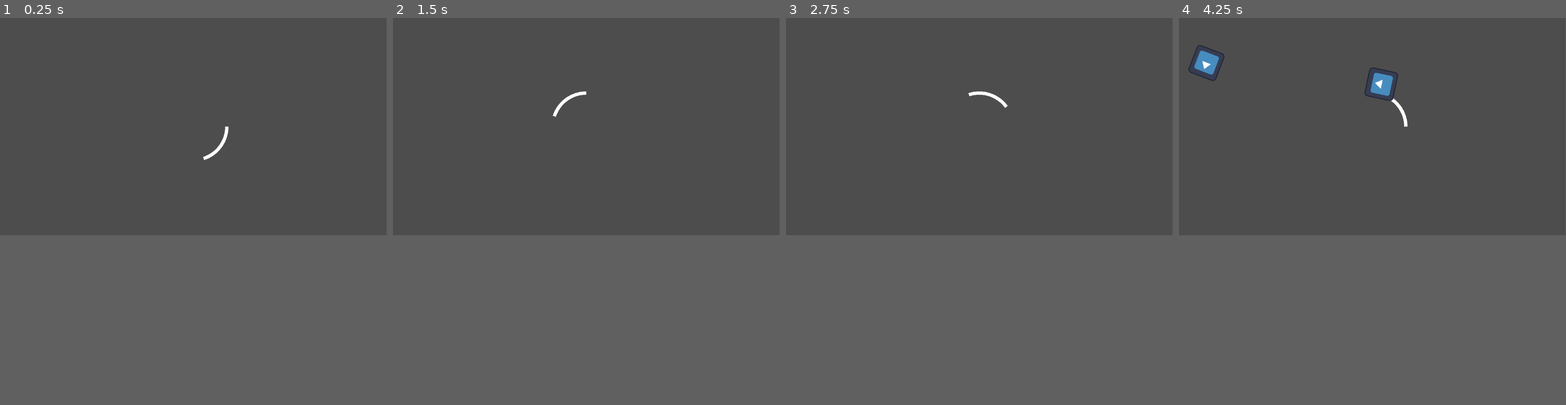
Above: before the commit, frames 1-4 (left to right).
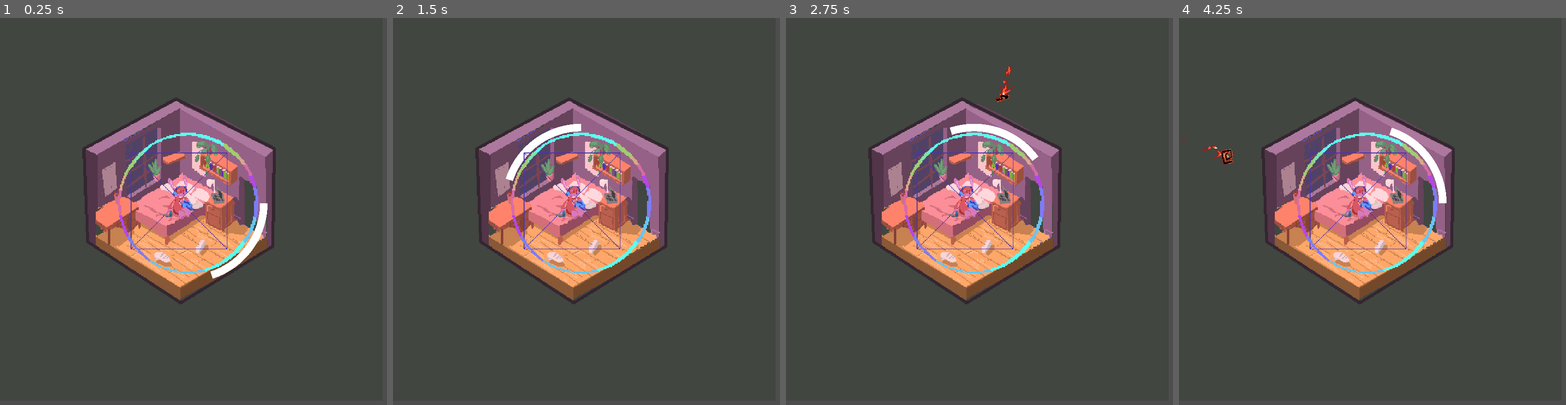
Above: after the commit, the same moments.

Repository: Zacharieg/socialBubble
Game: Godot game, scene res://scenes/game.tscn
The game is run twice, just before and just after one commit, with the same random seed, the same clock (stepped at 60 frames per second) and the same inputs. The engine's default icon, where the game draws it, is replaced by a stand-in: a white triangle on a blue panel in a dark square.
Inputs:
- Up to frame 1 (0.25 s): no input
- Up to frame 2 (1.5 s): tap Enter at 0.5 s; hold D (right) 0.53-1.28 s; hold A (left) from 1.28 s (still down)
- Up to frame 3 (2.75 s): release A (left) at 2.03 s; hold D (right) from 2.03 s (still down)
- Up to frame 4 (4.25 s): release D (right) at 3.53 s; hold A (left) from 3.53 s (still down)
In our replay, the window is 799x449 before the commit and 800x800 after it. These sizes can differ from the game's own. Grey fills any space a smaller window leaves; there, only what the larger window draws over its background counts as a difference.

The runs differ from the first frame. In frame 1, 18% of the frame differs, in the area x 21-72%, y 20-74%; in frame 2, 18%; in frame 3, 19%; in frame 4, 19%, in the area x 0-72%, y 7-74%.

Commit message:
Implementing sprites

Diff:
--- a/objects/character.tscn
+++ b/objects/character.tscn
@@ -1,7 +1,9 @@
-[gd_scene load_steps=3 format=3 uid="uid://ix2oq52a3tjn"]
+[gd_scene load_steps=5 format=3 uid="uid://ix2oq52a3tjn"]
 
 [ext_resource type="Script" path="res://scripts/character.gd" id="1_v03po"]
 [ext_resource type="PackedScene" uid="uid://ceghceufd6ax1" path="res://objects/shield.tscn" id="1_x8j2g"]
+[ext_resource type="Texture2D" uid="uid://8ke3u7lax42s" path="res://ressources/LAPIN sans Chambre.png" id="3_a2lqq"]
+[ext_resource type="Texture2D" uid="uid://qi2lrvr6hefi" path="res://ressources/bubble.png" id="4_jhkgx"]
 
 [node name="character" type="Area2D"]
 script = ExtResource("1_v03po")
@@ -10,4 +12,11 @@
 
 [node name="hurtBox" type="CollisionShape2D" parent="."]
 
+[node name="character_Sprite2D" type="Sprite2D" parent="."]
+texture = ExtResource("3_a2lqq")
+
+[node name="bubble_sprite" type="Sprite2D" parent="."]
+scale = Vector2(1.45313, 1.45313)
+texture = ExtResource("4_jhkgx")
+
 [connection signal="area_entered" from="." to="." method="_on_area_entered"]
--- a/objects/ennemy.tscn
+++ b/objects/ennemy.tscn
@@ -1,17 +1,112 @@
-[gd_scene load_steps=4 format=3 uid="uid://bcexypev1abcv"]
+[gd_scene load_steps=17 format=3 uid="uid://d4nng1nbxj3t1"]
 
 [ext_resource type="Script" path="res://scripts/ennemy.gd" id="1_0ft8c"]
-[ext_resource type="Texture2D" uid="uid://b1dddh50srvi3" path="res://icon.svg" id="2_ii3lu"]
+[ext_resource type="Texture2D" uid="uid://bvld1jrg30c8t" path="res://ressources/bullet1.png" id="3_3gu3g"]
 
 [sub_resource type="RectangleShape2D" id="RectangleShape2D_diakg"]
-size = Vector2(78, 80)
+size = Vector2(19, 18)
+
+[sub_resource type="AtlasTexture" id="AtlasTexture_8lho6"]
+atlas = ExtResource("3_3gu3g")
+region = Rect2(0, 0, 96, 64)
+
+[sub_resource type="AtlasTexture" id="AtlasTexture_x3sgy"]
+atlas = ExtResource("3_3gu3g")
+region = Rect2(96, 0, 96, 64)
+
+[sub_resource type="AtlasTexture" id="AtlasTexture_8ecmq"]
+atlas = ExtResource("3_3gu3g")
+region = Rect2(192, 0, 96, 64)
+
+[sub_resource type="AtlasTexture" id="AtlasTexture_6l6bv"]
+atlas = ExtResource("3_3gu3g")
+region = Rect2(288, 0, 96, 64)
+
+[sub_resource type="AtlasTexture" id="AtlasTexture_4gqv2"]
+atlas = ExtResource("3_3gu3g")
+region = Rect2(384, 0, 96, 64)
+
+[sub_resource type="AtlasTexture" id="AtlasTexture_evn2u"]
+atlas = ExtResource("3_3gu3g")
+region = Rect2(480, 0, 96, 64)
+
+[sub_resource type="AtlasTexture" id="AtlasTexture_rt7kg"]
+atlas = ExtResource("3_3gu3g")
+region = Rect2(576, 0, 96, 64)
+
+[sub_resource type="AtlasTexture" id="AtlasTexture_46ufx"]
+atlas = ExtResource("3_3gu3g")
+region = Rect2(672, 0, 96, 64)
+
+[sub_resource type="AtlasTexture" id="AtlasTexture_78web"]
+atlas = ExtResource("3_3gu3g")
+region = Rect2(768, 0, 96, 64)
+
+[sub_resource type="AtlasTexture" id="AtlasTexture_ctdf2"]
+atlas = ExtResource("3_3gu3g")
+region = Rect2(864, 0, 96, 64)
+
+[sub_resource type="AtlasTexture" id="AtlasTexture_2be81"]
+atlas = ExtResource("3_3gu3g")
+region = Rect2(960, 0, 96, 64)
+
+[sub_resource type="AtlasTexture" id="AtlasTexture_nqtwp"]
+atlas = ExtResource("3_3gu3g")
+region = Rect2(1056, 0, 96, 64)
+
+[sub_resource type="SpriteFrames" id="SpriteFrames_o6v7h"]
+animations = [{
+"frames": [{
+"duration": 1.0,
+"texture": SubResource("AtlasTexture_8lho6")
+}, {
+"duration": 1.0,
+"texture": SubResource("AtlasTexture_x3sgy")
+}, {
+"duration": 1.0,
+"texture": SubResource("AtlasTexture_8ecmq")
+}, {
+"duration": 1.0,
+"texture": SubResource("AtlasTexture_6l6bv")
+}, {
+"duration": 1.0,
+"texture": SubResource("AtlasTexture_4gqv2")
+}, {
+"duration": 1.0,
+"texture": SubResource("AtlasTexture_evn2u")
+}, {
+"duration": 1.0,
+"texture": SubResource("AtlasTexture_rt7kg")
+}, {
+"duration": 1.0,
+"texture": SubResource("AtlasTexture_46ufx")
+}, {
+"duration": 1.0,
+"texture": SubResource("AtlasTexture_78web")
+}, {
+"duration": 1.0,
+"texture": SubResource("AtlasTexture_ctdf2")
+}, {
+"duration": 1.0,
+"texture": SubResource("AtlasTexture_2be81")
+}, {
+"duration": 1.0,
+"texture": SubResource("AtlasTexture_nqtwp")
+}],
+"loop": true,
+"name": &"default",
+"speed": 12.0
+}]
 
 [node name="ennemy" type="Area2D"]
 script = ExtResource("1_0ft8c")
 
-[node name="Sprite2D" type="Sprite2D" parent="."]
-scale = Vector2(0.6875, 0.6875)
-texture = ExtResource("2_ii3lu")
+[node name="CollisionShape2D" type="CollisionShape2D" parent="."]
+position = Vector2(-37, -1)
+shape = SubResource("RectangleShape2D_diakg")
 
-[node name="CollisionShape2D" type="CollisionShape2D" parent="."]
-shape = SubResource("RectangleShape2D_diakg")
+[node name="AnimatedSprite2D" type="AnimatedSprite2D" parent="."]
+sprite_frames = SubResource("SpriteFrames_o6v7h")
+autoplay = "default"
+frame_progress = 0.416507
+flip_h = true
--- a/project.godot
+++ b/project.godot
@@ -14,6 +14,14 @@
 run/main_scene="res://scenes/game.tscn"
 config/features=PackedStringArray("4.3", "GL Compatibility")
 config/icon="res://icon.svg"
+
+[display]
+
+window/size/viewport_width=512
+window/size/viewport_height=512
+window/size/window_width_override=1024
+window/size/window_height_override=1024
+window/stretch/mode="canvas_items"
 
 [input]
 
@@ -41,5 +49,6 @@
 
 [rendering]
 
+textures/canvas_textures/default_texture_filter=0
 renderer/rendering_method="gl_compatibility"
 renderer/rendering_method.mobile="gl_compatibility"
--- a/scenes/game.tscn
+++ b/scenes/game.tscn
@@ -1,11 +1,19 @@
-[gd_scene load_steps=3 format=3 uid="uid://dn506tw3f4unj"]
+[gd_scene load_steps=4 format=3 uid="uid://dn506tw3f4unj"]
 
 [ext_resource type="PackedScene" uid="uid://ix2oq52a3tjn" path="res://objects/character.tscn" id="1_hh7su"]
+[ext_resource type="Texture2D" uid="uid://cyf0a1rydt22j" path="res://ressources/Chambre.png" id="3_7ka2y"]
 [ext_resource type="Script" path="res://scripts/ennemySpawner.gd" id="3_p7uip"]
 
 [node name="game" type="Node2D"]
 
+[node name="level" type="Node2D" parent="."]
+position = Vector2(250, 250)
+
+[node name="bg" type="Sprite2D" parent="level"]
+texture = ExtResource("3_7ka2y")
+
 [node name="character" parent="." instance=ExtResource("1_hh7su")]
+position = Vector2(249, 245)
 
 [node name="ennemy_spawner" type="Node2D" parent="."]
 script = ExtResource("3_p7uip")
--- a/scripts/character.gd
+++ b/scripts/character.gd
@@ -9,12 +9,11 @@
 @onready var hurtBox : CollisionShape2D = $hurtBox
 
 func _ready() -> void:
-	position = get_viewport_rect().size / 2.
+	#position = get_viewport_rect().size / 2.
 	hurtBox.shape = CircleShape2D.new()
 	hurtBox.shape.radius = shield.SHIELD_RADIUS - shield.SHIELD_THICKNESS/2
 
 func hit_ennemy(ennemy : Ennemy):
-	var ennemy_angle = ennemy.rotation
 	ennemy.die()
 	if not is_shield_on_ennemy(ennemy):
 		hurt()
@@ -30,7 +29,8 @@
 		return ennemy_angle < end_angle or ennemy_angle > start_angle
 
 func hurt():
-	get_tree().quit()
+	#get_tree().quit()
+	print("do nothing")
 
 func _on_area_entered(area: Area2D) -> void:
 	if area is Ennemy:
--- a/scripts/ennemy.gd
+++ b/scripts/ennemy.gd
@@ -1,7 +1,7 @@
 extends Area2D
 class_name Ennemy
 
-const SPEED = 200
+const SPEED = 100
 
 func _process(delta: float) -> void:
 	move_to(delta)
--- a/scripts/ennemySpawner.gd
+++ b/scripts/ennemySpawner.gd
@@ -37,7 +37,7 @@
 
 	initial_pos = Vector2(x_from_character, y_from_character) + center
 
-	var ennemy = load("res://objects/ennemy.tscn").instantiate()
+	var ennemy = preload("res://objects/ennemy.tscn").instantiate()
 	ennemy.position = initial_pos
 	ennemy.rotation = initial_angle
 	get_tree().get_root().get_node("game").add_child(ennemy)
--- /dev/null
+++ b/scripts/level.gd
@@ -0,0 +1,12 @@
+extends Node2D
+
+
+# Called when the node enters the scene tree for the first time.
+func _ready() -> void:
+	position = get_viewport_rect().size / 2.
+	pass # Replace with function body.
+
+
+# Called every frame. 'delta' is the elapsed time since the previous frame.
+func _process(delta: float) -> void:
+	pass
Not shown: 1 places in main.tscn that only renumber resources
Binary file added: ressources/Chambre.png
Not shown, added: ressources/Chambre.png.import
Binary file added: ressources/LAPIN sans Chambre.png
Not shown, added: ressources/LAPIN sans Chambre.png.import
Binary file added: ressources/bubble.png
Not shown, added: ressources/bubble.png.import
Binary file added: ressources/bullet1.png
Not shown, added: ressources/bullet1.png.import
Not shown, removed: ressources/ignoreme.txt
